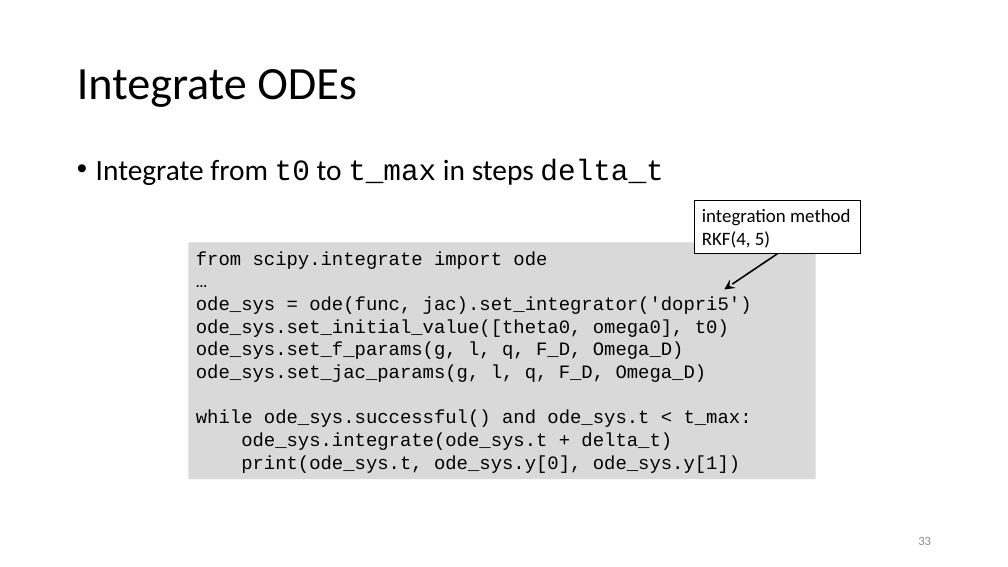
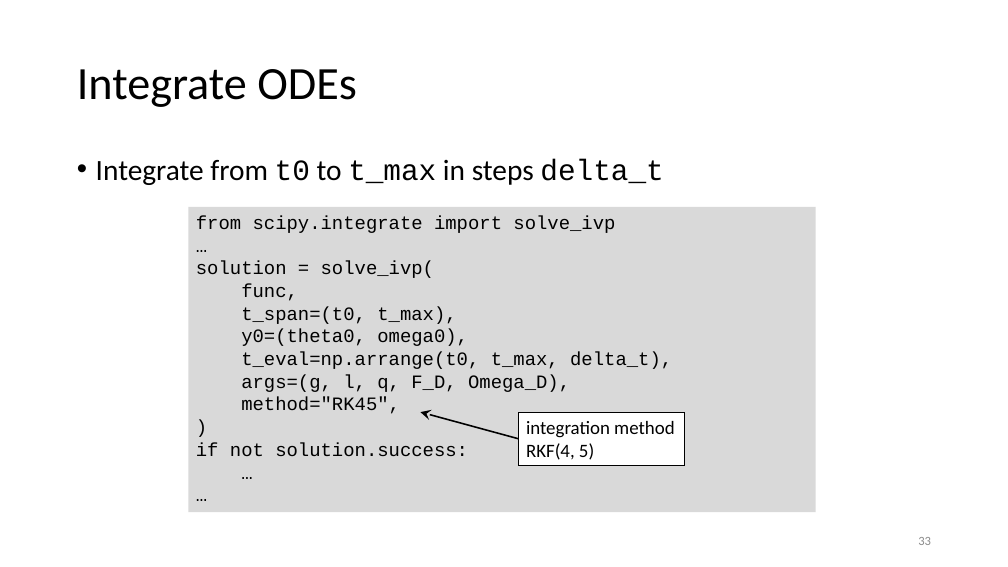
Before and after one commit to gjbex/Scientific-Python, a slide deck: slide 33 of scientific_python.pptx. Drawn at 1008x567 pixels with LibreOffice and Linux fonts; fonts in the diff are those of the drawing. Boxes give left, top, right and bottom in pixels: in the first picture for what was removed or moved away, otherwise in the second. Text is boxed around its words. In the diff, an @@ line names an element or a change of style, - is before the commit and + after.

Commit message:
Modernize ODE solver API

```diff
--- a/scientific_python.pptx
+++ b/scientific_python.pptx
@@ rectangle "from scipy.integrate import solve_ivp": place and size @@
-rectangle "from scipy.integrate import solve_ivp" at [188, 243, 815, 479]
+rectangle "from scipy.integrate import solve_ivp" at [188, 207, 815, 513]
@@ text in rectangle at [196, 216, 615, 233]: text changed @@
-from scipy.integrate import ode
+from scipy.integrate import solve_ivp
@@ text in rectangle at [196, 261, 672, 456]: text changed @@
-ode_sys = ode(func, jac).set_integrator('dopri5')
-ode_sys.set_initial_value([theta0, omega0], t0)
-ode_sys.set_f_params(g, l, q, F_D, Omega_D)
-ode_sys.set_jac_params(g, l, q, F_D, Omega_D)
-while ode_sys.successful() and ode_sys.t < t_max:
-ode_sys.integrate(ode_sys.t + delta_t)
-print(ode_sys.t, ode_sys.y[0], ode_sys.y[1])
+solution = solve_ivp(
+func,
+t_span=(t0, t_max),
+y0=(theta0, omega0),
+t_eval=np.arrange(t0, t_max, delta_t),
+args=(g, l, q, F_D, Omega_D),
+method="RK45",
+)
+if not solution.success:
+…
+…
@@ arrow moved from (777, 254) - (724, 290) to (519, 439) - (420, 412) @@
@@ rectangle "integration method RKF(4, 5)": place and size @@
-rectangle "integration method RKF(4, 5)" at [695, 200, 861, 254]
+rectangle "integration method RKF(4, 5)" at [519, 412, 685, 466]
```
Also in this commit, not shown: 1 other slide changed.
